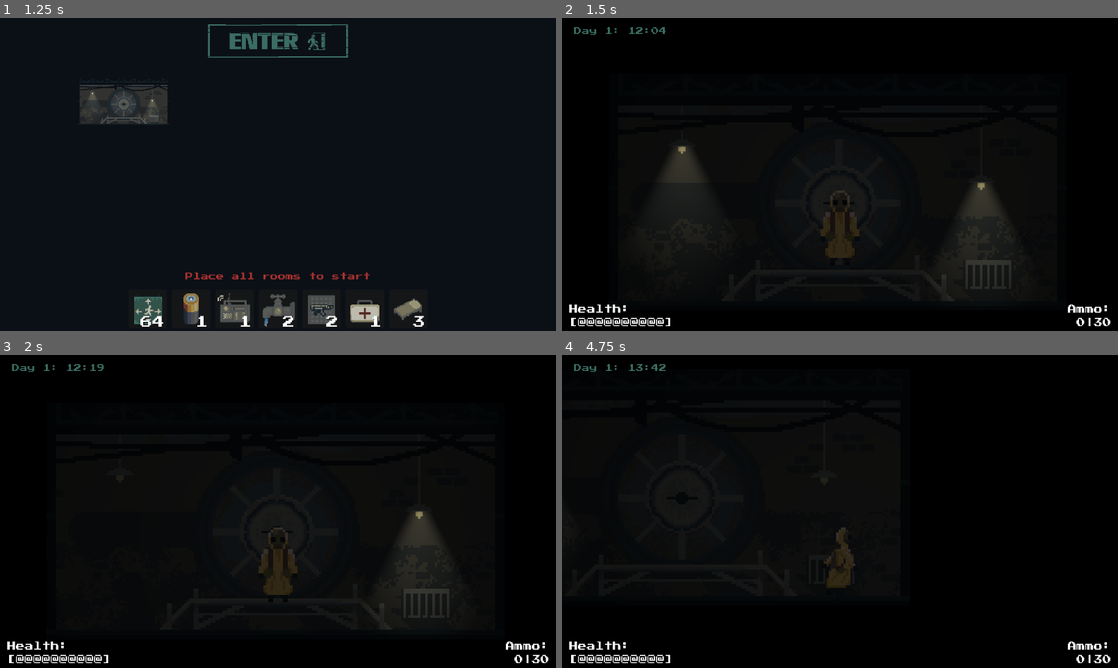
Above: before the commit, frames 1-4 (two rows, left to right).
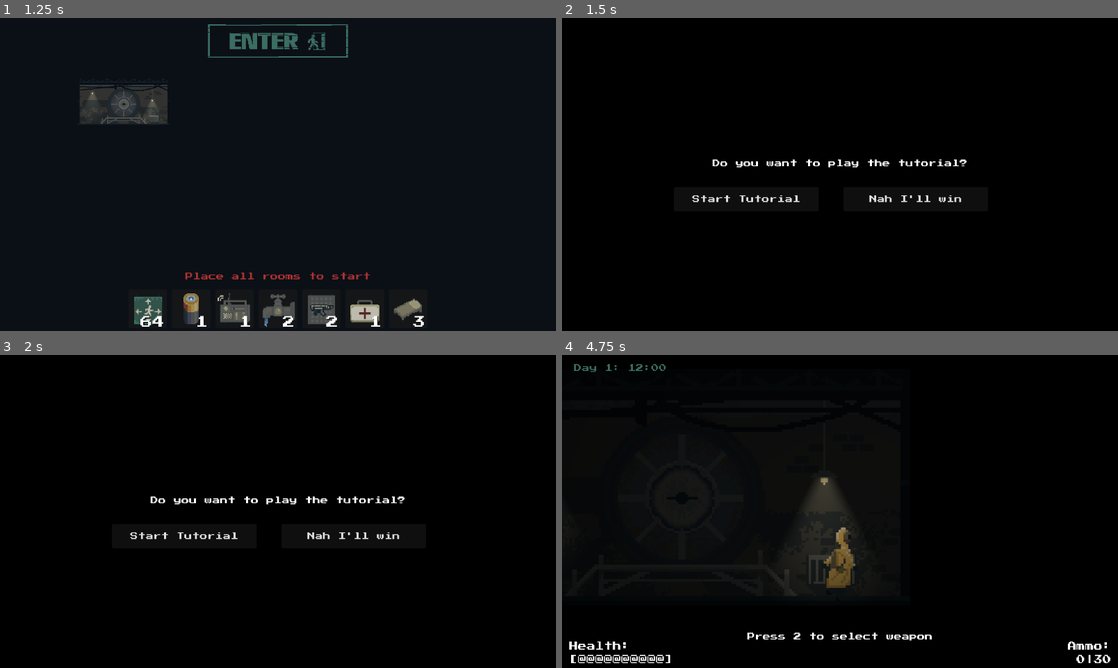
Above: after the commit, the same moments.

Repository: BearWithMePlease/spooky
Game: Godot game, scene res://scenes/start_menu.tscn
Two runs of this game, one before a commit and one after it. Both use one fixed random seed, a clock stepped at 60 frames per second and the inputs below. Sound files missing from this copy of the repository are replaced by a short silence.
Inputs (mouse positions are in pixels of both pictures, inside the frame that each line leads up to):
- Up to frame 1 (1.25 s): click (278, 274) at 0.5 s
- Up to frame 2 (1.5 s): click (840, 39) at 1.25 s
- Up to frame 3 (2 s): no input
- Up to frame 4 (4.75 s): click (745, 536) at 2 s, where only the run after the commit has a clickable "Start Tutorial"; tap Enter (ui_accept) at 2.75, 3.02, 3.77 s; move the mouse to (962, 495) at 2.77 s; hold D (Right) 2.78-4.28 s; tap 2 (equip gun) at 2.85, 3.8 s; tap 1 (equip hands) at 3.05, 3.6, 4.55 s; move the mouse to (728, 527) at 3.52 s; move the mouse to (895, 442) at 4.27 s; press the mouse at (895, 442) at 4.28 s; hold A (Left) from 4.28 s (still down)

Frame 1 is identical in both runs. In frame 2, 7.9% of the frame differs, in the area x 1-99%, y 2-99%; in frame 3, 6.0%; in frame 4, 2.0%.

Commit message:
Added tutorial

Diff:
--- a/scenes/main_scene.tscn
+++ b/scenes/main_scene.tscn
@@ -885,7 +885,7 @@
 position = Vector2(0, 4.666)
 texture = ExtResource("6_qws5h")
 hframes = 23
-frame = 10
+frame = 9
 
 [node name="AudioStreamPlayer" type="AudioStreamPlayer" parent="Player/body3"]
 stream = ExtResource("36_5chg8")
@@ -950,10 +950,10 @@
 offset_top = 19.0
 offset_right = 280.0
 offset_bottom = 95.0
-theme_override_colors/font_color = Color(1, 1, 1, 1)
+theme_override_colors/font_color = Color(0.231373, 0.427451, 0.384314, 1)
 theme_override_fonts/font = ExtResource("7_5wvvi")
 theme_override_font_sizes/font_size = 16
-text = "19:00"
+text = "Day 1: 12:00"
 autowrap_mode = 3
 
 [node name="Player_stats" type="Control" parent="GUI"]
@@ -1012,6 +1012,30 @@
 grow_horizontal = 2
 grow_vertical = 2
 
+[node name="Tutorial" type="Control" parent="GUI"]
+layout_mode = 3
+anchors_preset = 15
+anchor_right = 1.0
+anchor_bottom = 1.0
+grow_horizontal = 2
+grow_vertical = 2
+
+[node name="Label" type="Label" parent="GUI/Tutorial"]
+layout_mode = 1
+anchors_preset = 7
+anchor_left = 0.5
+anchor_top = 1.0
+anchor_right = 0.5
+anchor_bottom = 1.0
+offset_left = -216.0
+offset_top = -73.0
+offset_right = 216.0
+offset_bottom = -50.0
+grow_horizontal = 2
+grow_vertical = 0
+theme_override_fonts/font = ExtResource("7_5wvvi")
+horizontal_alignment = 1
+
 [node name="Menus" type="Control" parent="GUI"]
 process_mode = 3
 layout_mode = 3
@@ -1199,6 +1223,65 @@
 mouse_default_cursor_shape = 2
 theme_override_fonts/font = ExtResource("7_5wvvi")
 text = "Back to Menu"
+
+[node name="TutorialSkip" type="Control" parent="GUI/Menus"]
+layout_mode = 1
+anchors_preset = 15
+anchor_right = 1.0
+anchor_bottom = 1.0
+grow_horizontal = 2
+grow_vertical = 2
+
+[node name="Background" type="ColorRect" parent="GUI/Menus/TutorialSkip"]
+layout_mode = 1
+anchors_preset = 15
+anchor_right = 1.0
+anchor_bottom = 1.0
+grow_horizontal = 2
+grow_vertical = 2
+color = Color(0, 0, 0, 1)
+
+[node name="Label" type="Label" parent="GUI/Menus/TutorialSkip"]
+layout_mode = 1
+anchors_preset = 5
+anchor_left = 0.5
+anchor_right = 0.5
+offset_left = -264.0
+offset_top = 293.0
+offset_right = 264.0
+offset_bottom = 316.0
+grow_horizontal = 2
+theme_override_fonts/font = ExtResource("7_5wvvi")
+text = "Do you want to play the tutorial?"
+
+[node name="PlayTutorial" type="Button" parent="GUI/Menus/TutorialSkip"]
+layout_mode = 1
+anchors_preset = 5
+anchor_left = 0.5
+anchor_right = 0.5
+offset_left = -344.0
+offset_top = 350.0
+offset_right = -44.0
+offset_bottom = 400.0
+grow_horizontal = 2
+mouse_filter = 1
+mouse_default_cursor_shape = 2
+theme_override_fonts/font = ExtResource("7_5wvvi")
+text = "Start Tutorial"
+
+[node name="PlayRaw" type="Button" parent="GUI/Menus/TutorialSkip"]
+layout_mode = 1
+anchors_preset = 5
+anchor_left = 0.5
+anchor_right = 0.5
+offset_left = 7.0
+offset_top = 350.0
+offset_right = 307.0
+offset_bottom = 400.0
+grow_horizontal = 2
+mouse_default_cursor_shape = 2
+theme_override_fonts/font = ExtResource("7_5wvvi")
+text = "Nah I'll win"
 
 [connection signal="finished_ready" from="." to="Light_Control" method="on_main_finished_ready"]
 [connection signal="finished_ready" from="." to="Audio_Control" method="on_main_finished_ready"]
@@ -1210,3 +1293,5 @@
 [connection signal="pressed" from="GUI/Menus/Pause/QuitToMenuButton" to="GUI/Menus" method="_on_quit_to_menu_button_pressed"]
 [connection signal="pressed" from="GUI/Menus/Victory/QuitToMenuButton" to="GUI/Menus" method="_on_quit_to_menu_button_pressed"]
 [connection signal="pressed" from="GUI/Menus/Defeat/QuitToMenuButton" to="GUI/Menus" method="_on_quit_to_menu_button_pressed"]
+[connection signal="pressed" from="GUI/Menus/TutorialSkip/PlayTutorial" to="." method="_on_play_tutorial_pressed"]
+[connection signal="pressed" from="GUI/Menus/TutorialSkip/PlayRaw" to="." method="_on_play_raw_pressed"]
--- a/scenes/storm.gd
+++ b/scenes/storm.gd
@@ -5,6 +5,7 @@
 @export var timeDisplay: Label = null;
 var _time: DateTime;
 var _currentAberration := 0.0;
+var _stopp_time: bool = false
 const ABERRATION_TRANSITION := 0.5;
 
 class DateTime:
@@ -33,6 +34,9 @@
 	return _time.getHours() < 12;
 
 func _process(delta: float) -> void:
+	if _stopp_time:
+		return
+
 	_time.irlSeconds += delta;
 	timeDisplay.add_theme_color_override("font_color", Color("562923") if isStorm() else Color("3b6d62"));
 	timeDisplay.text = "Day " + str(_time.getDay()) + ": ";
--- a/scripts/main_scene.gd
+++ b/scripts/main_scene.gd
@@ -7,7 +7,30 @@
 @onready var modules := $Modules as NavigationRegion2D
 @onready var player = $Player
 
+var play_tutorial: bool = true
+
+enum TutorialStep {
+	SELECT_WEAPON,
+	RELOAD,
+	UNHAND,
+	PAUSE,
+	FINISHED
+}
+
+var tutorial_msg = {
+	TutorialStep.SELECT_WEAPON: "Press 2 to select weapon",
+	TutorialStep.RELOAD: "Press R to reload weapon",
+	TutorialStep.UNHAND: "Press 1 to deselect weapon",
+	TutorialStep.PAUSE: "Press p to pause the game",
+	TutorialStep.FINISHED: "",
+}
+
+var current_tutorial_step:TutorialStep = TutorialStep.FINISHED
+
 func _ready() -> void:
+	# Fot tutorial select
+	get_tree().paused = true
+
 	# Load modules from Module Builder (safed in Globals)
 	for builder_module in Globals.builder_modules:
 		modules.add_child(builder_module)
@@ -36,6 +59,32 @@
 
 	finished_ready.emit()
 
+func _process(delta: float) -> void:
+	if current_tutorial_step == TutorialStep.SELECT_WEAPON:
+		if Input.is_action_just_pressed("equip gun"):
+			change_tutorialstep(TutorialStep.RELOAD)
+	elif current_tutorial_step == TutorialStep.RELOAD:
+		if Input.is_action_just_pressed("reload"):
+			change_tutorialstep(TutorialStep.UNHAND)
+	elif current_tutorial_step == TutorialStep.UNHAND:
+		if Input.is_action_just_pressed("equip hands"):
+			change_tutorialstep(TutorialStep.PAUSE)
+	elif current_tutorial_step == TutorialStep.PAUSE:
+		if Input.is_action_just_pressed("pause_game"):
+			change_tutorialstep(TutorialStep.FINISHED)
+
+func change_tutorialstep(next_step: TutorialStep):
+	$GUI/Tutorial/Label.text = ""
+	current_tutorial_step = TutorialStep.FINISHED
+
+	await get_tree().create_timer(2.0).timeout
+	current_tutorial_step = next_step
+	$GUI/Tutorial/Label.text = tutorial_msg[current_tutorial_step]
+
+	if current_tutorial_step == TutorialStep.FINISHED:
+		$GUI/Tutorial/Label.visible = false
+		$Storm._stopp_time = false
+
 # Founds boundry of each module
 func _getAllModuleBoundingBoxes() -> Array[Rect2]:
 	var boundsArr: Array[Rect2] = []
@@ -52,3 +101,33 @@
 
 
 	pass # Replace with function body.
+
+
+func _on_play_raw_pressed() -> void:
+	play_tutorial = false
+	transition_to_game()
+
+func _on_play_tutorial_pressed() -> void:
+	play_tutorial = true
+
+	change_tutorialstep(TutorialStep.SELECT_WEAPON)
+	$Storm._stopp_time = true
+
+	transition_to_game()
+
+func transition_to_game():
+	$GUI/Menus/TutorialSkip/PlayTutorial.visible = false
+	$GUI/Menus/TutorialSkip/PlayRaw.visible = false
+	$GUI/Menus/TutorialSkip/Label.visible = false
+	get_tree().paused = false
+
+	var fade_color = Color.WHITE
+	fade_color.a = 0
+
+	var tutorial_menu := $GUI/Menus/TutorialSkip
+
+	var tween = get_tree().create_tween()
+	tween.tween_property(tutorial_menu, "modulate", fade_color, 0.5).set_trans(Tween.TransitionType.TRANS_LINEAR)
+
+	await get_tree().create_timer(0.5).timeout
+	tutorial_menu.visible = false
